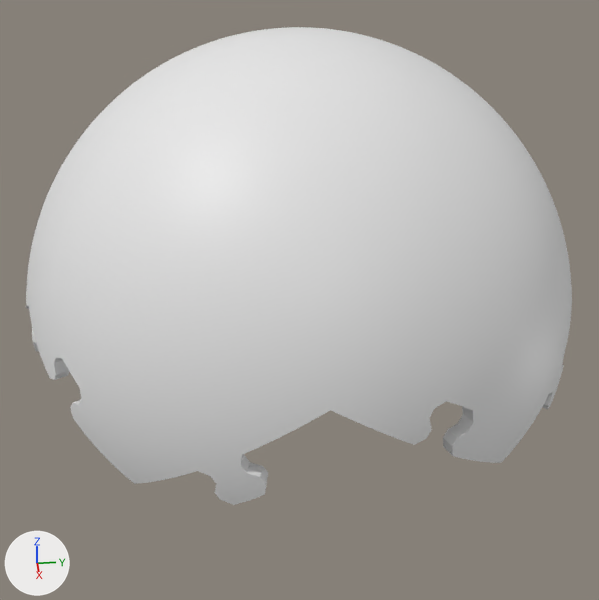
Two versions of the Blender file DodecahedronPuzzle.blend, one commit apart.
Camera for both pictures: a 50 mm lens placed at (2.204, -0.192, 1.192), pointed at (0.0, 0.001, 0.0). Every picture has the same lights, and +X, +Y and +Z are marked at lower left.

Before the edit, the objects in view are built like this:
```python
me_solid_016 = bpy.data.meshes.new('Solid.016')
me_solid_016.from_pydata(...)  # 2712 vertices, 2740 faces; spans x 0.0..0.731, y -0.496..0.496, z 0.266..0.782
me_solid_018 = bpy.data.meshes.new('Solid.018')
me_solid_018.from_pydata(...)  # 2812 vertices, 2840 faces; spans x -0.731..0.12, y -0.452..0.452, z 0.264..0.783
me_solid_019 = bpy.data.meshes.new('Solid.019')
me_solid_019.from_pydata(...)  # 2812 vertices, 2840 faces; spans x -0.731..0.12, y -0.452..0.452, z 0.264..0.783
ob_solid_000 = bpy.data.objects.new('Solid.000', me_solid_016)
ob_solid_000.location = (0.0, 0.0, 0.0)
ob_solid_000.rotation_euler = (1.571, -1.017, 0.628)  # degrees (90, -58, 36)
ob_solid_003 = bpy.data.objects.new('Solid.003', me_solid_018)
ob_solid_003.location = (0.0, 0.0, 0.0)
ob_solid_003.rotation_euler = (1.571, 1.017, -2.513)  # degrees (90, 58, -144)
ob_solid_004 = bpy.data.objects.new('Solid.004', me_solid_019)
ob_solid_004.location = (0.0, 0.0, 0.0)
ob_solid_004.rotation_euler = (1.571, 1.017, 0.0)  # degrees (90, 58, 0)
# also in view: 'Solid.002' at (0.456, 0.306, 0.259); 'Solid.001' at (-0.017, 0.0, 0.675)
```
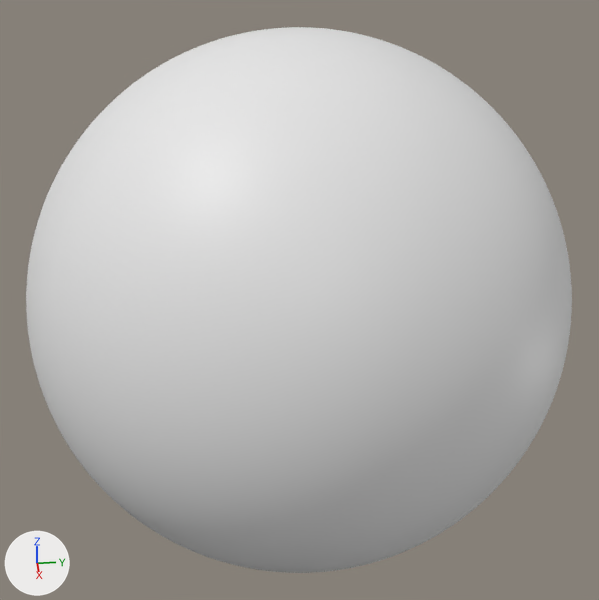
Commit message: Finished globe

The change in detail:
Mesh me_solid_034 is new.
It has 2812 vertices, 2840 faces and spans x -0.496..0.496, y 0.264..0.782, z -0.731..0.0.
Mesh me_solid_039 is new.
It has 2712 vertices, 2740 faces and spans x -0.12..0.731, y -0.452..0.452, z -0.783..-0.264.
Mesh me_solid_042 is new.
It has 2812 vertices, 2840 faces and spans x 0.264..0.783, y -0.731..0.12, z -0.452..0.496.
Object 'Solid.008' (ob_solid_008) is new; it shows me_solid_034.
Its location is (0.0, 0.0, 0.0).
Its rotation in degrees is (90, -238, 108).
Its scale is (1.0, 1.0, -1.0).
Object 'Solid.007' (ob_solid_007) is new; it shows me_solid_039.
Its location is (0.0, 0.0, 0.0).
Its rotation in degrees is (90, -238, 108).
Its scale is (1.0, 1.0, -1.0).
Object 'Solid.011' (ob_solid_011) is new; it shows me_solid_042.
Its location is (0.0, 0.0, 0.0).
Its rotation in degrees is (90, -238, 108).
Its scale is (1.0, 1.0, -1.0).

Pixel boxes [x1, y1, x2, y2] of what changed, in the pictures (599 x 600 px):
'Solid.007', added
    after: [131, 401, 502, 573]
'Solid.011', added
    after: [26, 305, 169, 540]
'Solid.008', added
    after: [423, 310, 572, 543]
